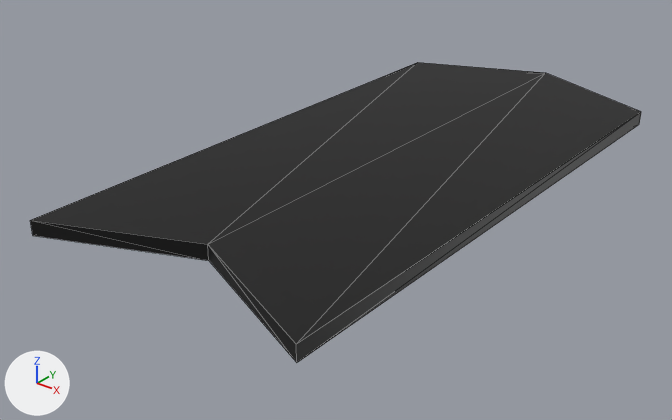
One commit to the glTF model assets/arrows.glb: the scene before it, then after it.
Camera for both pictures: a camera (50 mm lens) standing at (3.38, -5.03, 2.5) and looking at (-0.2, -0.55, -0.27). Arrows for +X, +Y and +Z are at lower left; the lights stay in place. Mesh edges are drawn as thin lines. Where no turn or scale is listed for an object, it has been applied to the vertices.
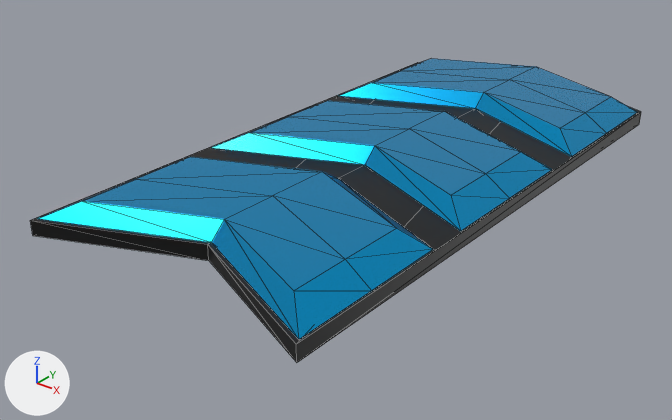
Commit message: replacing arrows GLB file with the right one

The change, as a diff of the scene's bpy script:
```diff
--- a/assets/arrows.glb.py
+++ b/assets/arrows.glb.py
@@ mat_material @@
+mat_material = principled_material('Material')
+mat_material.base_color = (0.00361, 0.394, 0.8)  # cyan #0ca8e7
+mat_material.metallic = 0.894
+mat_material.roughness = 0.261
@@ me_cube @@
+me_cube.from_pydata(...)  # 78 vertices, 144 faces; spans x -1.0..1.0, y -2.33..2.01, z -0.1..0.1
+me_cube.materials.append(mat_material)  # cyan #0ca8e7
@@ ob_cube @@
+ob_cube = bpy.data.objects.new('Cube', me_cube)
+ob_cube.location = (0.0, 0.0, 0.1)
```

Where the change shows, as pixel boxes [x1, y1, x2, y2] in the pictures (672 x 420 px):
'Cube', added
    after: [38, 58, 637, 339]
'Cube.001', unchanged, covered by the edit
    both: [30, 62, 641, 362]
